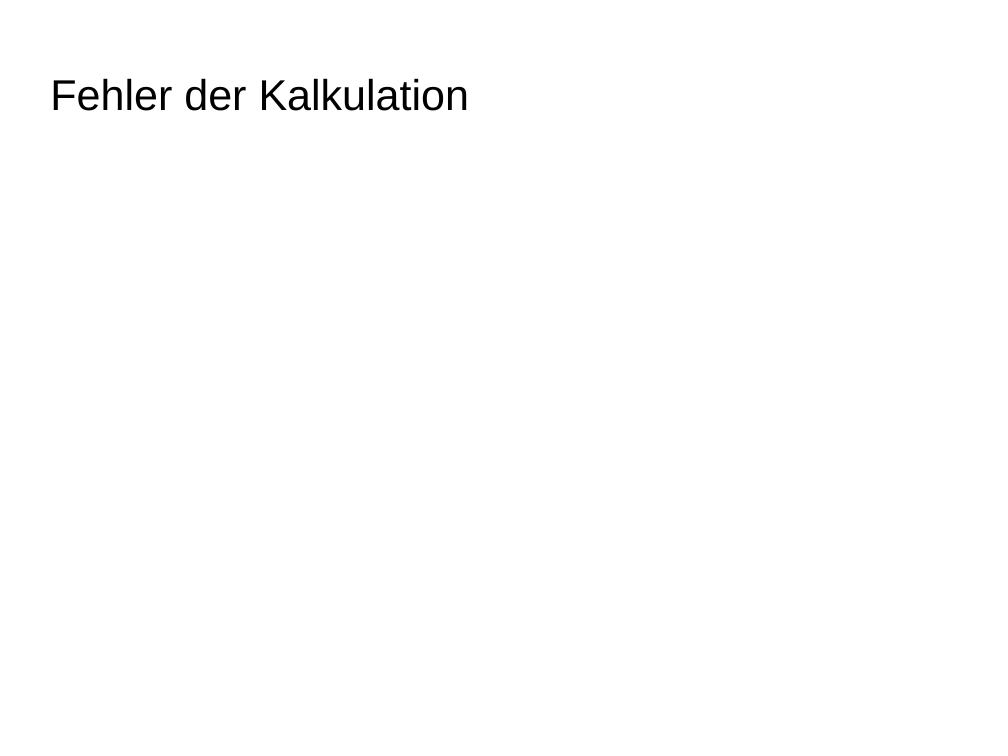
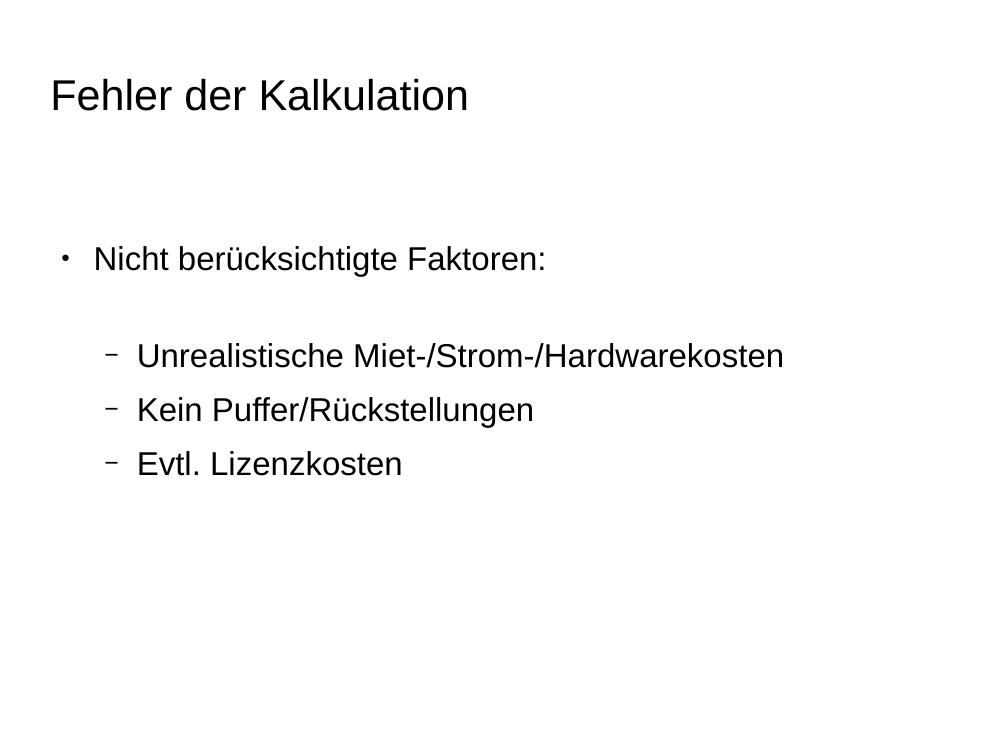
Before and after one commit to Projekt-IFA11D/components, a slide deck: slide 12 of organisation/presentation/finale_praesentation.odp. Drawn at 1008x756 pixels with LibreOffice and Linux fonts; fonts in the diff are those of the drawing; background and template pictures are left out. Boxes give left, top, right and bottom in pixels: in the first picture for what was removed or moved away, otherwise in the second. Text is boxed around its words. In the diff, an @@ line names an element or a change of style, - is before the commit and + after.

Commit message:
Presentation update, again...

```diff
--- a/organisation/presentation/finale_praesentation.odp
+++ b/organisation/presentation/finale_praesentation.odp
@@ text added at [94, 246, 784, 476], 26 pt, text #000000 @@
+● Nicht berücksichtigte Faktoren:
+  − Unrealistische Miet-/Strom-/Hardwarekosten
+  − Kein Puffer/Rückstellungen
+  − Evtl. Lizenzkosten
```
Also in this commit, not shown: 1 other slide changed.
